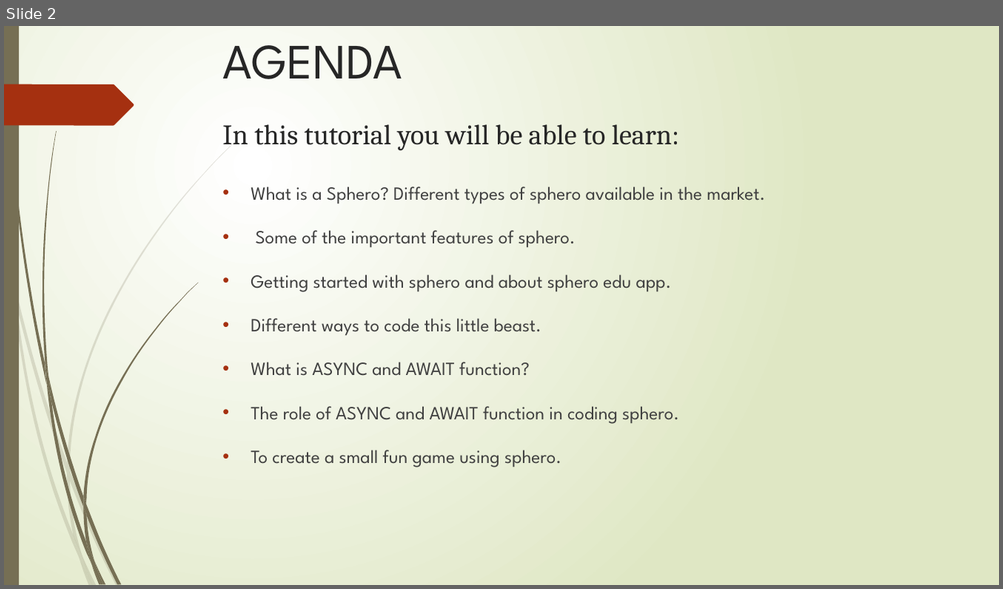
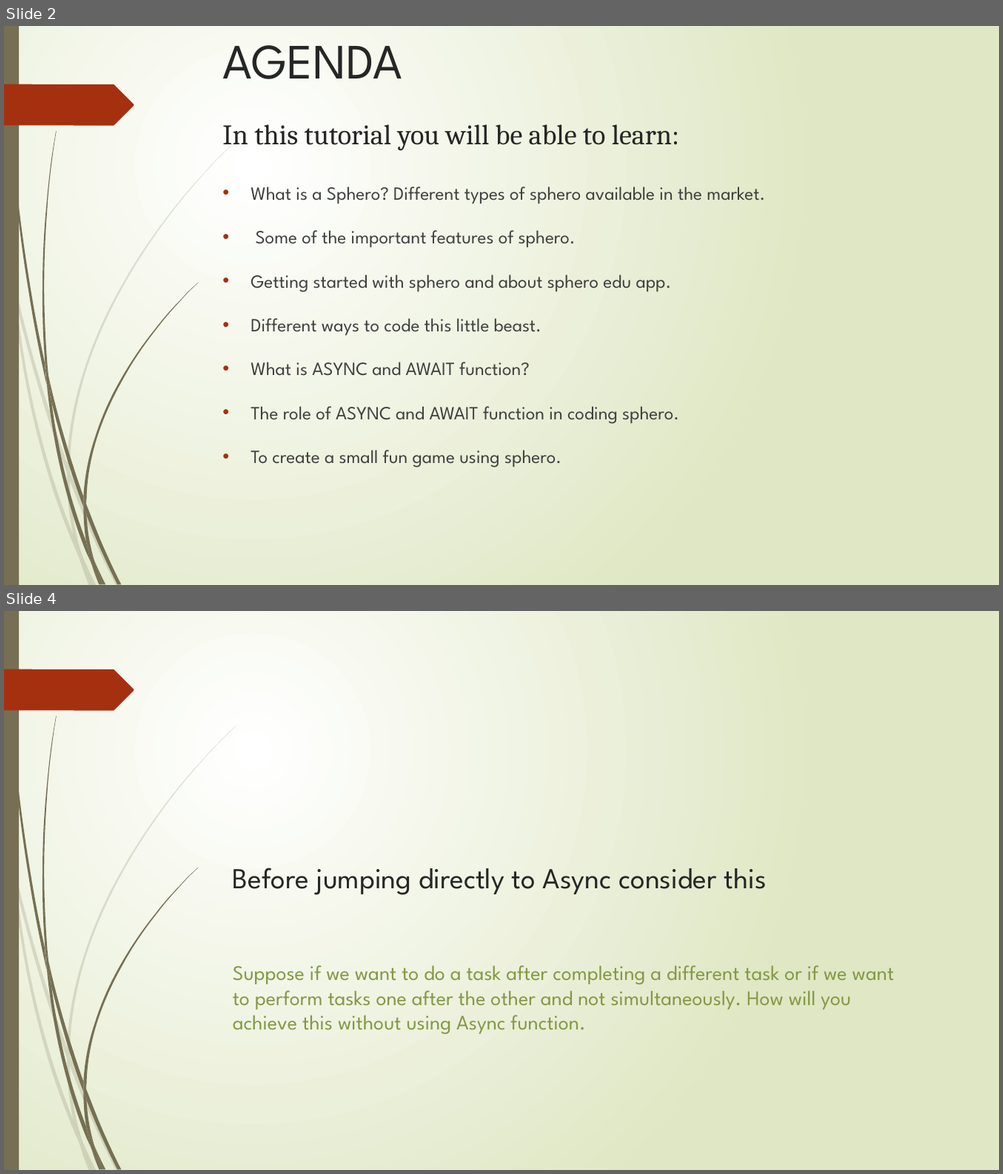
Before and after one commit to AnkitPrakash687/sphero_tutorial, a slide deck: SPHERO.pptx. Shown one above the other, each under a label of ours: slide 2 before the commit, slides 2 and 4 after it; the slides between them are not shown. The pictures are 1003x589 and 1003x1174 pixels, drawn with LibreOffice and Linux fonts; fonts in the diff are those of the drawing. Boxes give left, top, right and bottom in pixels: in the first picture for what was removed or moved away, otherwise in the second. Text is boxed around its words. In the diff, an @@ line names an element or a change of style, - is before the commit and + after.

```diff
--- a/SPHERO.pptx
+++ b/SPHERO.pptx
@@ slide 4 added at bbox=[4, 611, 999, 1170], background gradient #FFFFFF to #DFE8C4; not listed: 24 template elements that a slide beside it also shows @@
@@ title added at bbox=[233, 868, 765, 895], 28 pt, text #262626 @@
+Before jumping directly to Async consider this
@@ text added at bbox=[233, 965, 893, 1034], 20 pt, text #839943 @@
+Suppose if we want to do a task after completing a different task or if we want to perform tasks one after the other and not simultaneously. How will you achieve this without using Async function.
```
Also in this commit, not shown: 1 slide changed, 5 other slides added.
